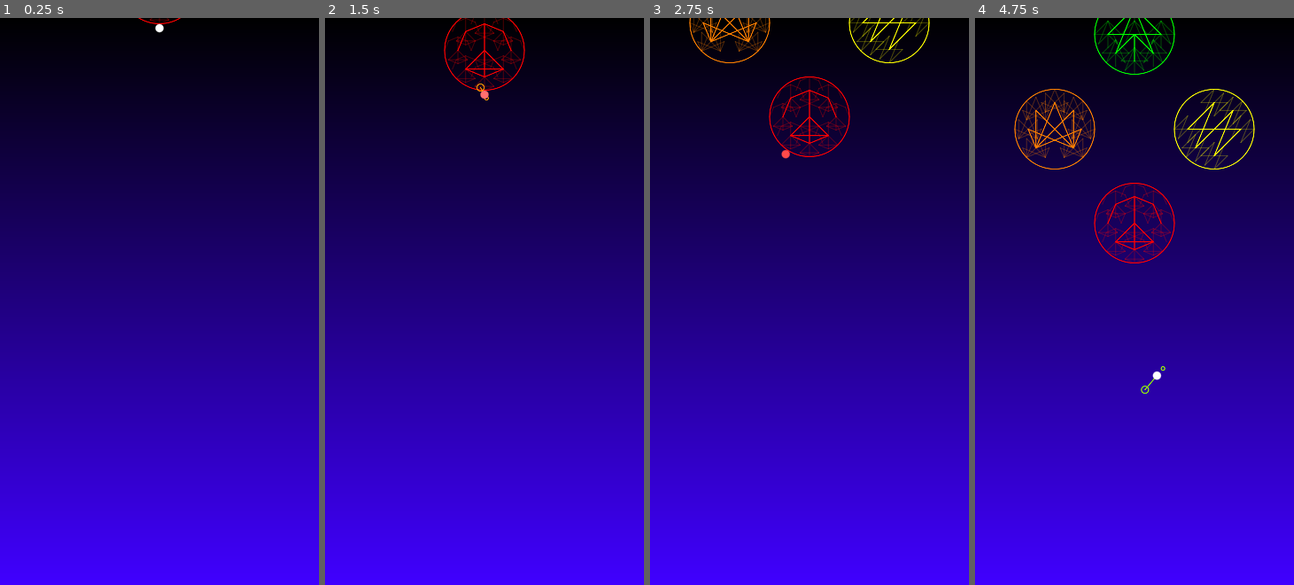
Above: before the commit, frames 1-4 (left to right).
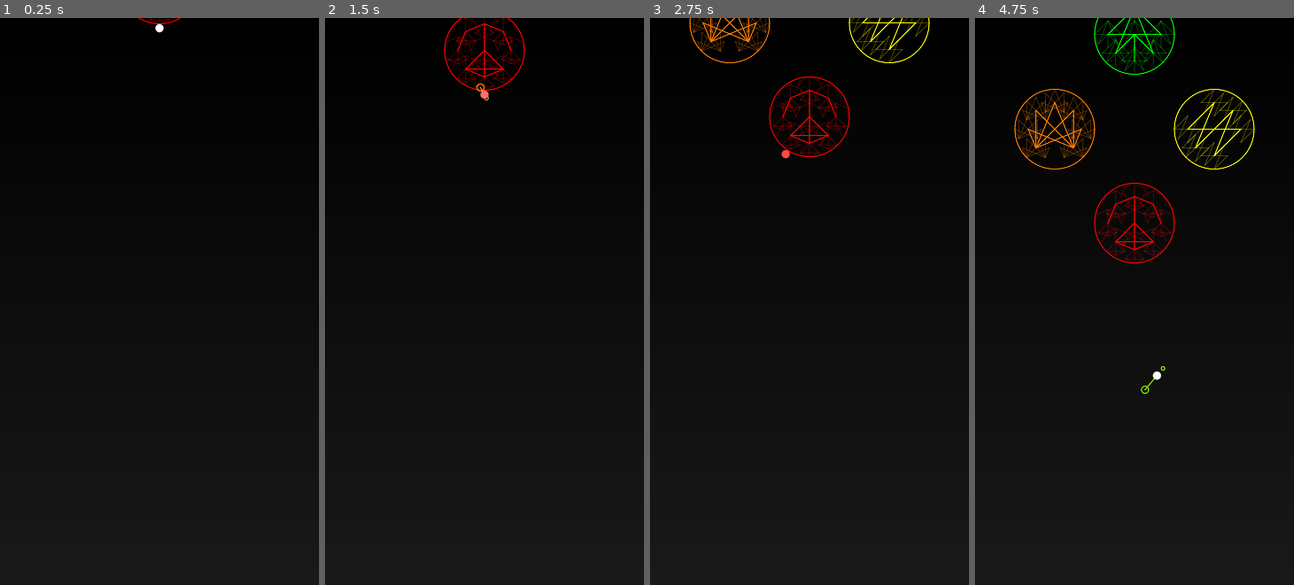
Above: after the commit, the same moments.

Repository: cursebinder22/space-golf-2d
Game: Godot game, scene res://main.tscn
The game is run twice, just before and just after one commit, with the same random seed, the same clock (stepped at 60 frames per second) and the same inputs.
Inputs (mouse positions are in pixels of both pictures, inside the frame that each line leads up to):
- Up to frame 1 (0.25 s): no input
- Up to frame 2 (1.5 s): tap Enter at 0.5 s; move the mouse to (554, 273) at 0.52 s; click (554, 273) at 0.67 s; drag from (420, 329) to (468, 414) at 1.27 s
- Up to frame 3 (2.75 s): move the mouse to (841, 176) at 2.02 s; click (841, 176) at 2.17 s
- Up to frame 4 (4.75 s): drag from (1118, 414) to (1038, 216) at 2.77 s; move the mouse to (1230, 386) at 3.52 s; click (1230, 386) at 3.67 s; drag from (1038, 216) to (1086, 159) at 4.27 s

The runs differ from the first frame. In frame 1, 90% of the frame differs, in the area x 0-100%, y 10-100%; in frame 2, 89%; in frame 3, 89%; in frame 4, 88%.

Commit message:
Change background color to dark gray and black fade

Diff:
--- a/main.gd
+++ b/main.gd
@@ -15,8 +15,8 @@
 @onready var background_colors = PackedColorArray([
 	Color(0,0,0),
 	Color(0,0,0),
-	Color(.25,0,1),
-	Color(.25,0,1)
+	Color(.1,.1,.1),
+	Color(.1,.1,.1)
 ])
 
 # friction info
